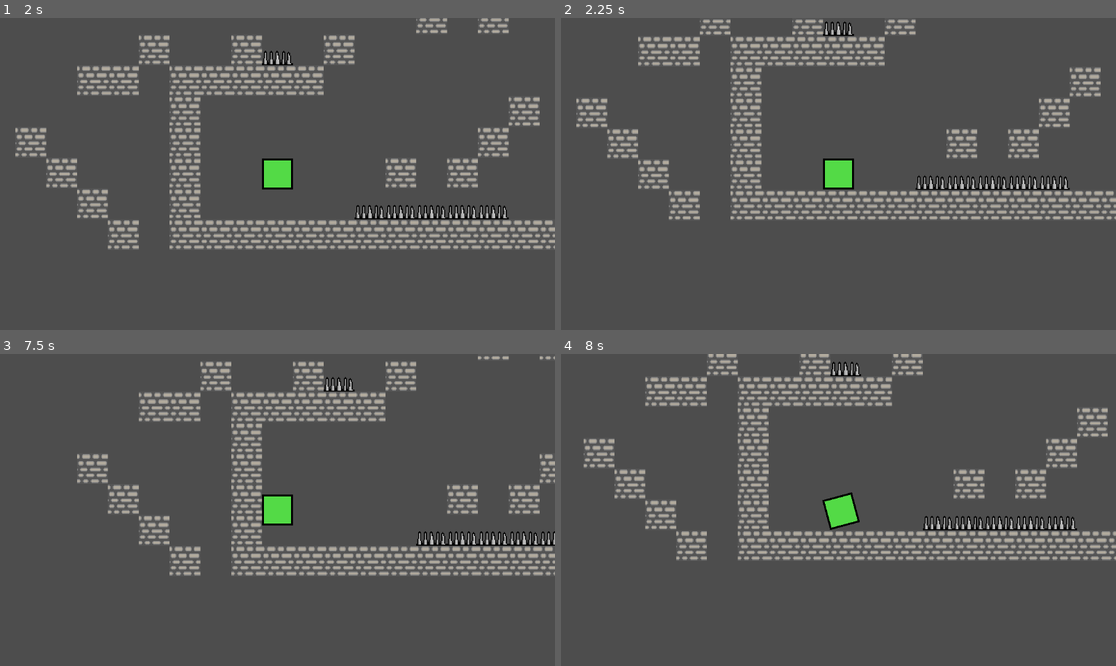
Above: before the commit, frames 1-4 (two rows, left to right).
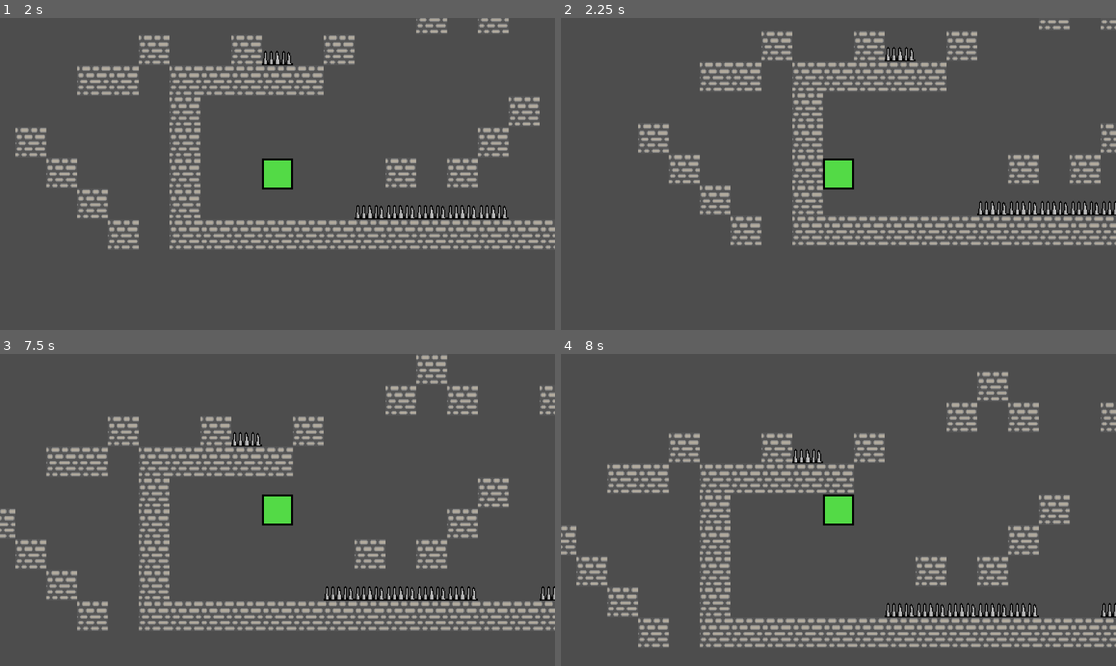
Above: after the commit, the same moments.

Repository: TamasKiss2003/Block-Aid
Game: Godot game, scene res://scenes/game.tscn
The game is run twice, just before and just after one commit, with the same random seed, the same clock (stepped at 60 frames per second) and the same inputs.
Inputs:
- Up to frame 1 (2 s): tap Enter at 0.5 s; hold Right (ui_right) from 0.53 s (still down); tap Up (ui_up) at 0.77, 1.52 s
- Up to frame 2 (2.25 s): release Right (ui_right) at 2.03 s; hold Left (ui_left) from 2.03 s (still down)
- Up to frame 3 (7.5 s): release Left (ui_left) at 2.78 s; hold Right (ui_right) 2.78-4.28 s; tap Up (ui_up) at 3.02, 3.77, 4.52, 6.02, 6.77 s; hold Left (ui_left) 4.28-5.03 s; hold Right (ui_right) 5.03-5.78 s; hold Left (ui_left) 5.78-7.28 s; hold Right (ui_right) from 7.28 s (still down)
- Up to frame 4 (8 s): keep holding Right (ui_right); tap Up (ui_up) at 7.52 s

Frame 1 is identical in both runs. In frame 2, 18% of the frame differs, in the area x 2-100%, y 0-73%; in frame 3, 20%; in frame 4, 22%, in the area x 0-100%, y 0-94%.

Commit message:
Add final crawling functionality. Code looks terrible

Diff:
--- a/scenes/game.tscn
+++ b/scenes/game.tscn
@@ -33,6 +33,10 @@
 [node name="Player" parent="." unique_id=1356026791 instance=ExtResource("1_s6dok")]
 position = Vector2(-176, 16)
 has_jump = true
+has_dash = true
+has_wallclimb = true
+has_ceiling_crawl = true
+has_double_jump = true
 has_double_dash = true
 
 [node name="Walls" type="TileMapLayer" parent="." unique_id=1365014839]
--- a/scripts/player.gd
+++ b/scripts/player.gd
@@ -135,20 +135,34 @@
 
 
 func _handle_corner_input(horiz_dir: int, vert_dir: int) -> void:
-	if horiz_dir == _wall_stick_dir:
-		_release_stick()
-		return
-
 	if vert_dir != 0:
-		var roll_success := _roll_wall(vert_dir, _get_vertical_roll_target(vert_dir))
-		if roll_success:
-			_is_ceiling_stuck = false
-		return
+		var is_reverse_stepup = !test_move(global_transform.translated(Vector2(BLOCK_SIZE * _wall_stick_dir, BLOCK_SIZE)), Vector2.ZERO)
+		var target := _get_vertical_roll_target(vert_dir)
+		if !is_reverse_stepup:
+			var roll_success := _roll_wall(vert_dir, target)
+			if roll_success:
+				_is_ceiling_stuck = false
+		else:
+			_roll_reverse_stepup(_wall_stick_dir, Vector2(target.x + _wall_stick_dir * BLOCK_SIZE, target.y - BLOCK_SIZE))
+		return
+
 
 	if horiz_dir != 0:
-		var roll_success := _roll_ceiling(horiz_dir, _get_horizontal_roll_target(horiz_dir))
+		var is_reverse_stepup = !test_move(global_transform.translated(Vector2(BLOCK_SIZE * horiz_dir, BLOCK_SIZE)), Vector2.ZERO)
+		if horiz_dir == _wall_stick_dir and !is_reverse_stepup:
+			_release_stick()
+			return
+		var roll_target = _get_horizontal_roll_target(horiz_dir)
+		var has_landing_block = test_move(global_transform.translated(Vector2(BLOCK_SIZE * horiz_dir, -BLOCK_SIZE)), Vector2.ZERO)
+		if !has_landing_block and horiz_dir != _wall_stick_dir:
+			_roll_reverse_stepdown(horiz_dir, roll_target + Vector2.UP * BLOCK_SIZE)
+			return
+		var roll_success := _roll_ceiling(horiz_dir, roll_target)
 		if roll_success:
 			_is_wall_stuck = false
+		elif is_reverse_stepup:
+			_roll_reverse_stepup(horiz_dir, roll_target)
+
 
 
 func _handle_wall_input(horiz_dir: int, vert_dir: int) -> void:
@@ -161,9 +175,15 @@
 
 	if vert_dir != 0:
 		var target := _get_vertical_roll_target(vert_dir)
-		if not _roll_wall(vert_dir, target):
-			target.x += _wall_stick_dir * BLOCK_SIZE
-			_roll_climb(_wall_stick_dir, target)
+		var is_reverse_stepup = !test_move(global_transform.translated(Vector2(BLOCK_SIZE * _wall_stick_dir, BLOCK_SIZE)), Vector2.ZERO) and vert_dir > 0
+		if !is_reverse_stepup:
+			var roll_success = _roll_wall(vert_dir, target)
+			if not roll_success:
+				target.x += _wall_stick_dir * BLOCK_SIZE
+				roll_success = _roll_climb(_wall_stick_dir, target)
+		else:
+			_roll_reverse_stepup(_wall_stick_dir, Vector2(target.x + _wall_stick_dir * BLOCK_SIZE, target.y - BLOCK_SIZE))
+
 
 
 func _handle_ceiling_input(horiz_dir: int, vert_dir: int) -> void:
@@ -171,7 +191,12 @@
 		_release_stick()
 
 	if horiz_dir != 0:
-		_roll_ceiling(horiz_dir, _get_horizontal_roll_target(horiz_dir))
+		var roll_target = _get_horizontal_roll_target(horiz_dir)
+		var has_landing_block = test_move(global_transform.translated(Vector2(BLOCK_SIZE * horiz_dir, -BLOCK_SIZE)), Vector2.ZERO)
+		if !has_landing_block:
+			_roll_reverse_stepdown(horiz_dir, roll_target + Vector2.UP * BLOCK_SIZE)
+			return
+		_roll_ceiling(horiz_dir, roll_target)
 
 
 func _release_stick(horizontal := true, vertical := true) -> void:
@@ -254,10 +279,61 @@
 	return true
 
 
+func _roll_reverse_stepdown(direction: int, target: Vector2) -> bool:
+	if !_can_ceiling_roll(target):
+		return false
+
+	var start_pivot = global_position + Vector2(direction * BLOCK_SIZE / 2.0, -BLOCK_SIZE / 2.0)
+	var end_pivot = Vector2(target.x - direction * BLOCK_SIZE / 2.0, target.y + BLOCK_SIZE / 2.0)
+	var roll_angle = direction * -PI
+
+	if not _is_roll_arc_clear(start_pivot, end_pivot, roll_angle):
+		return false
+
+	_is_rolling = true
+	var tween := _perform_roll(start_pivot, end_pivot, roll_angle)
+	tween.tween_callback(
+		func() -> void:
+			var is_still_stuck := test_move(global_transform, Vector2.UP * BLOCK_SIZE / 2)
+			if not is_still_stuck:
+				_is_ceiling_stuck = false
+			_is_wall_stuck = true
+			_wall_stick_dir = -direction
+	)
+	return true
+
 func _can_ceiling_roll(target: Vector2):
 	var delta_to_target := target - global_position
 	if _is_rolling or !has_ceiling_crawl or !_is_ceiling_stuck or \
 	test_move(global_transform.translated(delta_to_target), Vector2.ZERO):
+		return false
+
+	return true
+
+func _roll_reverse_stepup(direction: int, target: Vector2) -> bool:
+	if !_can_reverse_stepup():
+		return false
+
+	var start_pivot = global_position + Vector2(direction * BLOCK_SIZE / 2.0, BLOCK_SIZE / 2.0)
+	var end_pivot = Vector2(target.x - direction * BLOCK_SIZE / 2.0, target.y + BLOCK_SIZE / 2.0)
+	var roll_angle = direction * -PI
+
+	if not _is_roll_arc_clear(start_pivot, end_pivot, roll_angle):
+		return false
+
+	_is_rolling = true
+	var tween := _perform_roll(start_pivot, end_pivot, roll_angle)
+	tween.tween_callback(
+		func() -> void:
+			var is_still_stuck := test_move(global_transform, Vector2.RIGHT * direction * BLOCK_SIZE / 2)
+			if not is_still_stuck:
+				_is_wall_stuck = false
+			_is_ceiling_stuck = true
+	)
+	return true
+
+func _can_reverse_stepup():
+	if _is_rolling or !has_ceiling_crawl or (!_is_ceiling_stuck and !_is_wall_stuck):
 		return false
 
 	return true
@@ -309,13 +385,15 @@
 			return
 		_start_dash(dir)
 
+
 func _stick_from_jump():
 	_is_ceiling_stuck = true
 	_air_jump_used = false
 	var potential_wall_stick_dir := int(test_move(global_transform, Vector2.RIGHT * BLOCK_SIZE / 2)) - int(test_move(global_transform, Vector2.LEFT * BLOCK_SIZE / 2))
-	if(potential_wall_stick_dir != 0):
+	if (potential_wall_stick_dir != 0):
 		_is_wall_stuck = true
 		_wall_stick_dir = potential_wall_stick_dir
+
 
 func _jump() -> void:
 	if !_can_jump():
